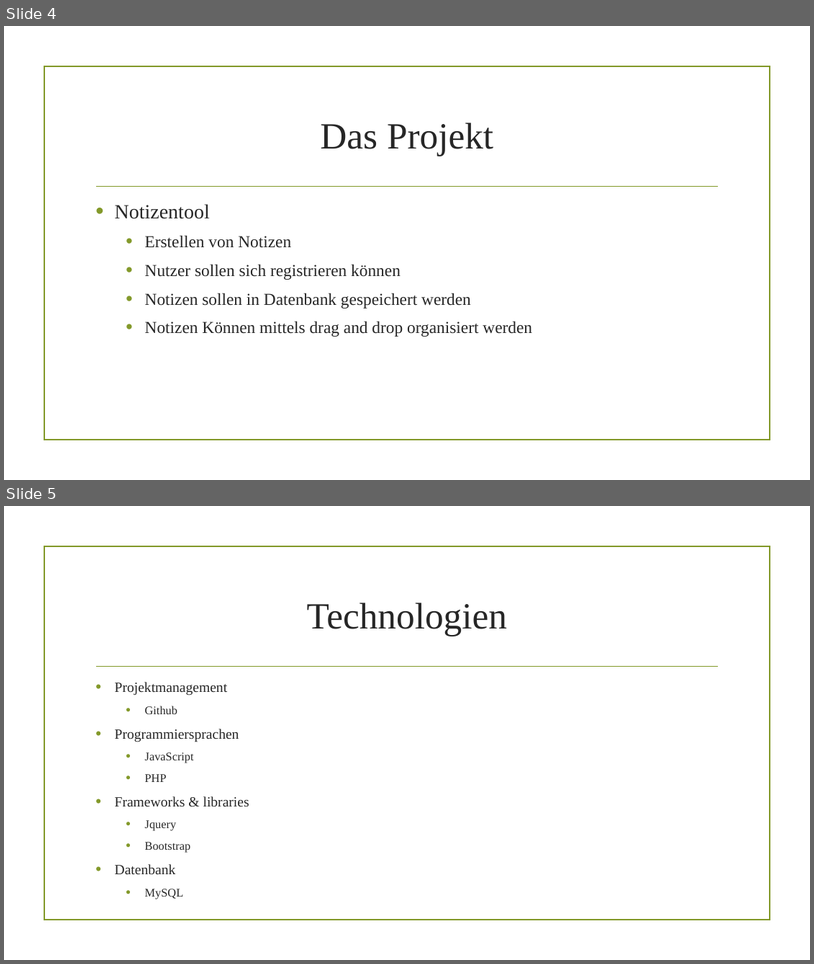
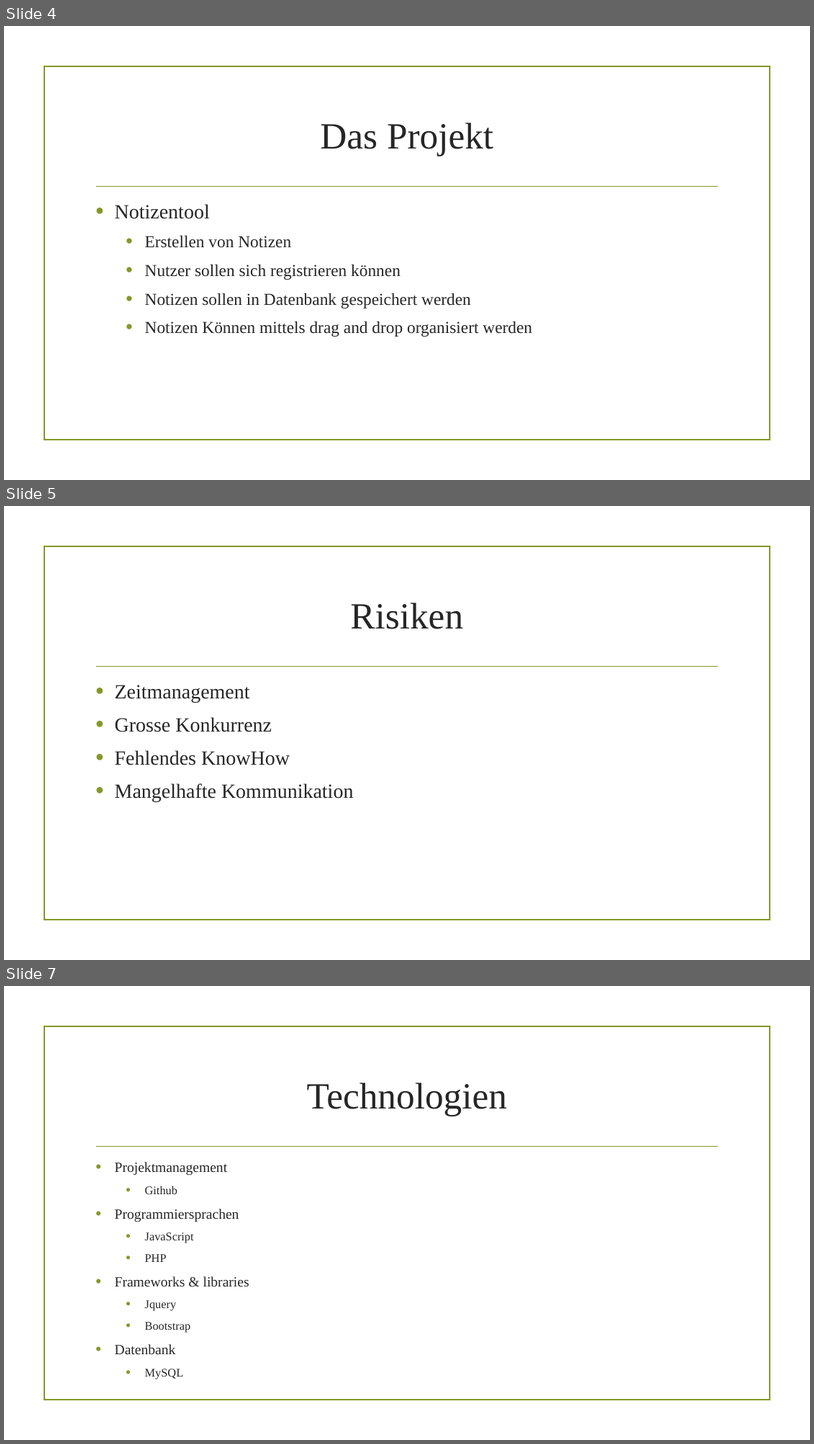
Before and after one commit to danielHPeters/QuickNote, a slide deck: docs/M306-AP15a-Peters-Pra-171030-Projekt Präsentation.pptx. Shown one above the other, each under a label of ours: slides 4 and 5 before the commit, slides 4, 5 and 7 after it; the slides between them are not shown. The pictures are 814x964 and 814x1444 pixels, drawn with LibreOffice and Linux fonts; fonts in the diff are those of the drawing; background and template pictures are left out. Boxes give left, top, right and bottom in pixels: in the first picture for what was removed or moved away, otherwise in the second. Text is boxed around its words. In the diff, an @@ line names an element or a change of style, - is before the commit and + after.

```diff
--- a/docs/M306-AP15a-Peters-Pra-171030-Projekt Präsentation.pptx
+++ b/docs/M306-AP15a-Peters-Pra-171030-Projekt Präsentation.pptx
@@ slide 5 added at <box>4,506,810,960</box>, background picture (left out); not listed: 2 template elements that a slide beside it also shows @@
@@ title added at <box>350,602,463,629</box>, 44 pt, text #262626 @@
+Risiken
@@ text added at <box>115,685,353,802</box>, 24 pt, text #262626 @@
+• Zeitmanagement
+• Grosse Konkurrenz
+• Fehlendes KnowHow
+• Mangelhafte Kommunikation
@@ what was slide 5 is now slide 7 @@
```
Also in this commit, not shown: 1 slide changed, 4 other slides added, 7 other files.
